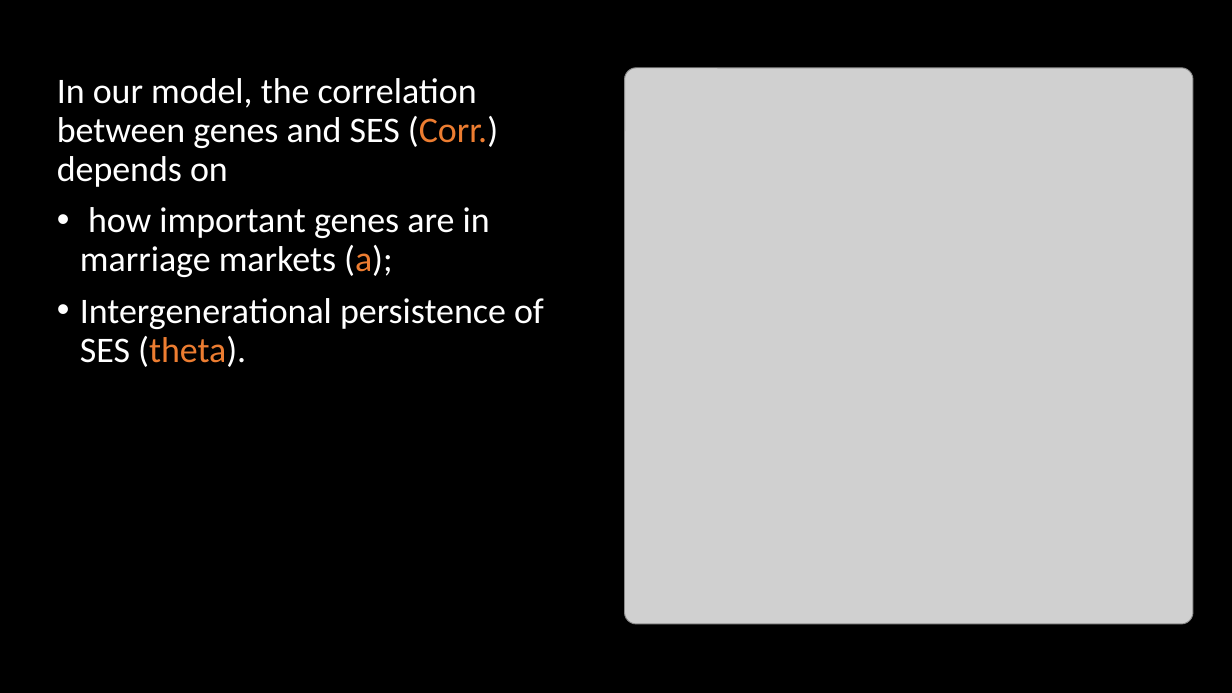
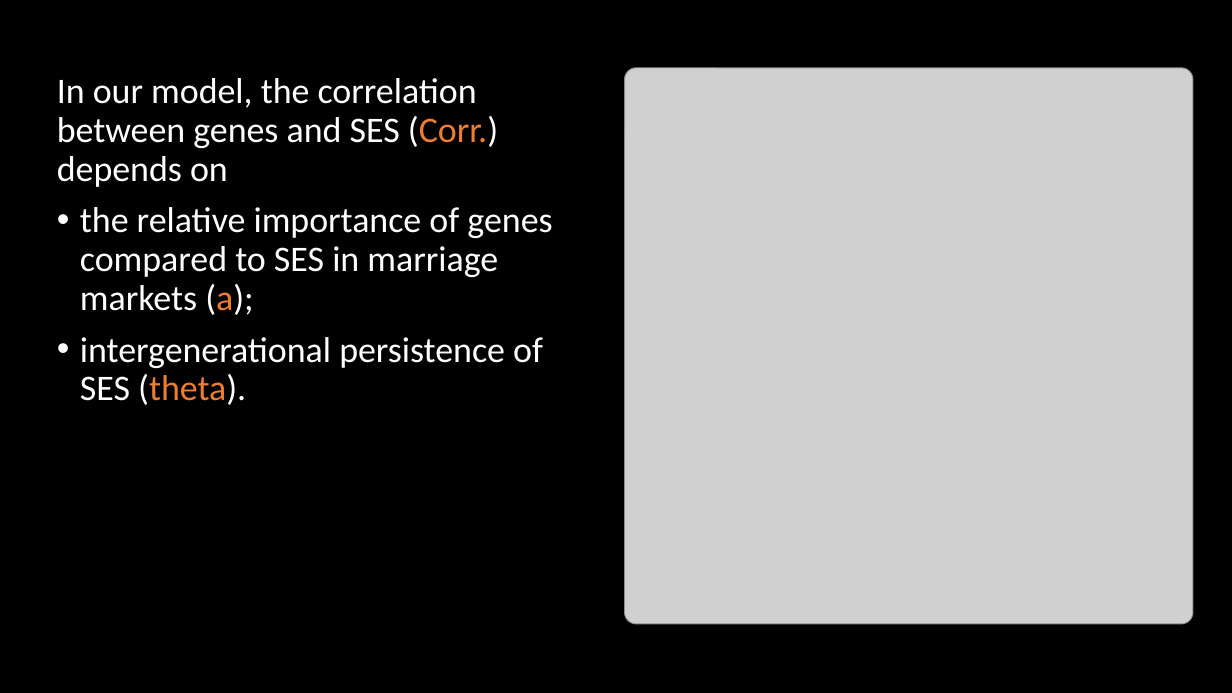
Before and after one commit to hughjonesd/trading-genetics, a slide deck: slide 5 of BGA 2022 presentation.pptx. Drawn at 1232x693 pixels with LibreOffice and Linux fonts; fonts in the diff are those of the drawing; grey boxes stand for pictures. Boxes give left, top, right and bottom in pixels: in the first picture for what was removed or moved away, otherwise in the second. Text is boxed around its words. In the diff, an @@ line names an element or a change of style, - is before the commit and + after.

```diff
--- a/BGA 2022 presentation.pptx
+++ b/BGA 2022 presentation.pptx
@@ text at (80,207,552,405): text changed @@
-• how important genes are in marriage markets (a);
-• Intergenerational persistence of SES (theta).
+• the relative importance of genes compared to SES in marriage markets (a);
+• intergenerational persistence of SES (theta).
```
Also in this commit, not shown: 7 other slides changed.
